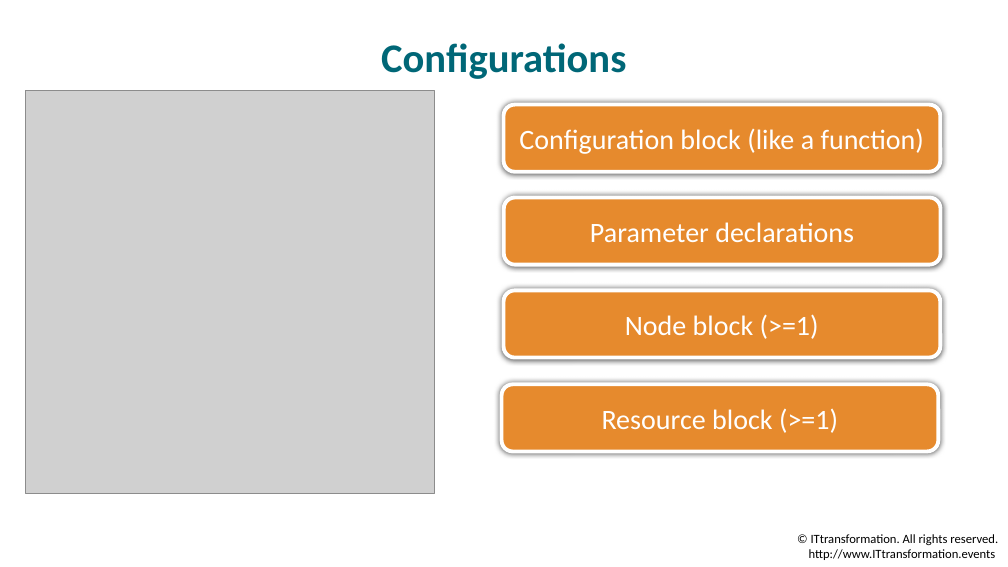
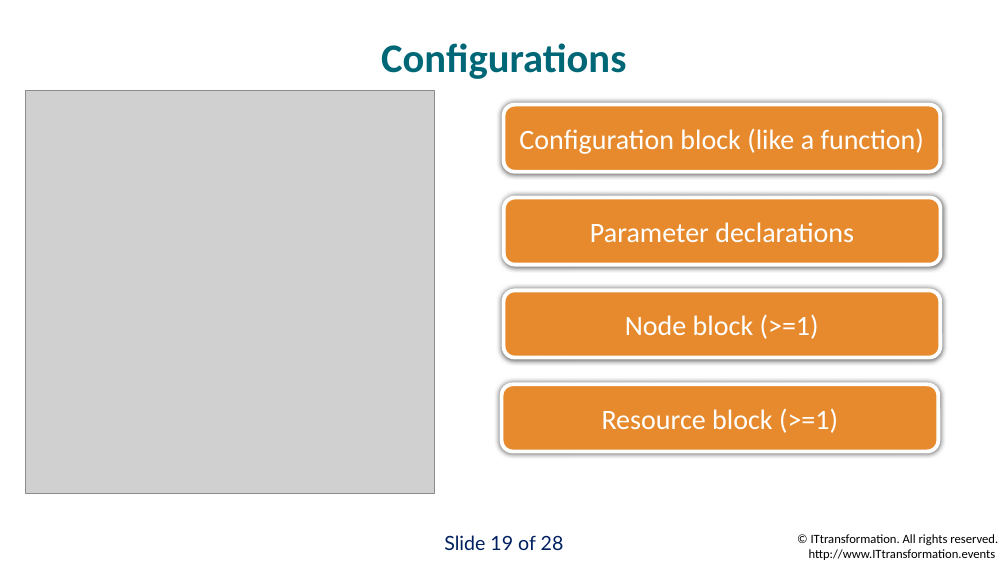
Before and after one commit to timothywarner/ittransformation2017, a slide deck: slide 19 of warner-itt-dsc.pptx (slide 18 before the commit). Drawn at 1008x567 pixels with LibreOffice and Linux fonts; fonts in the diff are those of the drawing; grey boxes stand for pictures; background and template pictures are left out. Boxes give left, top, right and bottom in pixels: in the first picture for what was removed or moved away, otherwise in the second. Text is boxed around its words. In the diff, an @@ line names an element or a change of style, - is before the commit and + after.

```diff
--- a/warner-itt-dsc.pptx
+++ b/warner-itt-dsc.pptx
@@ text added at [444, 535, 564, 550], 14 pt, text #002060 @@
+Slide 19 of 28
```
Also in this commit, not shown: 22 other slides changed, 5 slides added, 6 other files.
